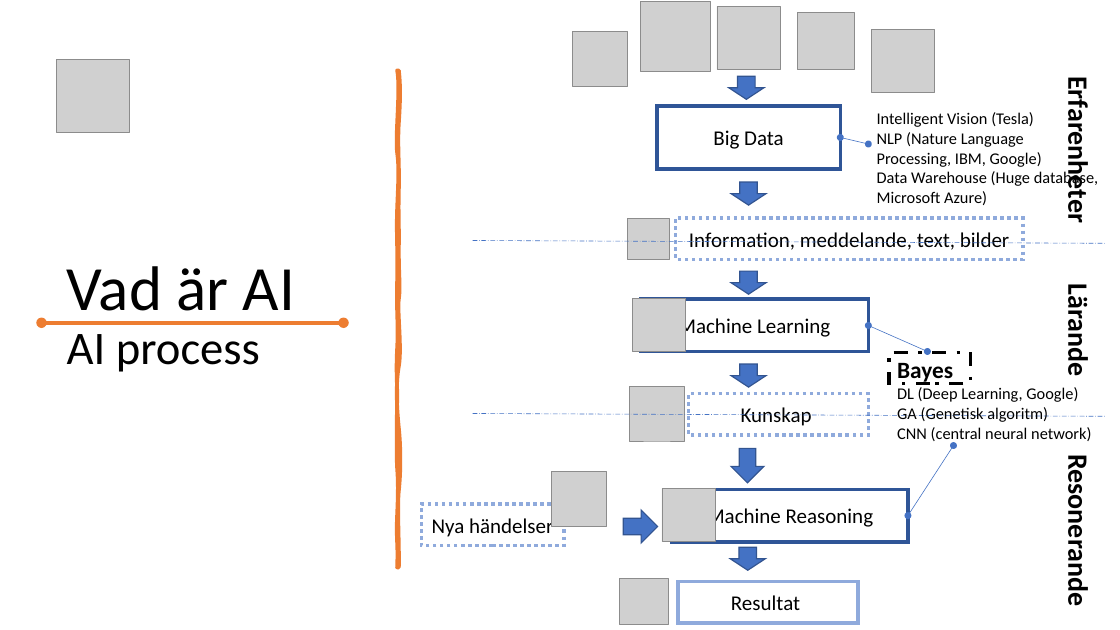
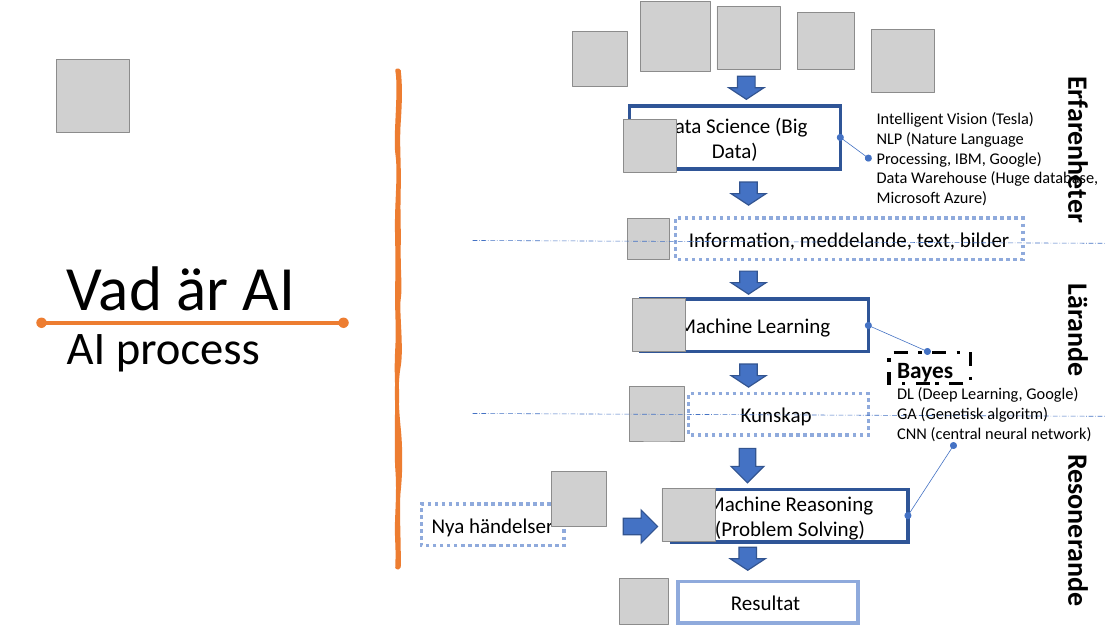
Before and after one commit to mo-mosverkstad/new_idea, a slide deck: slide 4 of AI väder/AIWeather.pptx. Drawn at 1120x630 pixels with LibreOffice and Linux fonts; fonts in the diff are those of the drawing; grey boxes stand for pictures. Boxes give left, top, right and bottom in pixels: in the first picture for what was removed or moved away, otherwise in the second. Text is boxed around its words. In the diff, an @@ line names an element or a change of style, - is before the commit and + after.

Commit message:
Small update
Small update

```diff
--- a/AI väder/AIWeather.pptx
+++ b/AI väder/AIWeather.pptx
@@ picture added at (623, 119, 676, 172) @@
@@ rectangle "Data Science (Big Data)": place and size @@
-rectangle "Data Science (Big Data)" at (657, 106, 840, 169)
+rectangle "Data Science (Big Data)" at (629, 106, 840, 169)
@@ text in rectangle at (662, 118, 807, 161): text changed @@
-Big Data
+Data Science (Big Data)
@@ double arrow moved from (840, 138) - (869, 144) to (840, 138) - (869, 158) @@
@@ text in rectangle at (707, 493, 873, 543): text changed @@
-Machine Reasoning
+Machine Reasoning (Problem Solving)
```
Also in this commit, not shown: 1 other slide changed.
